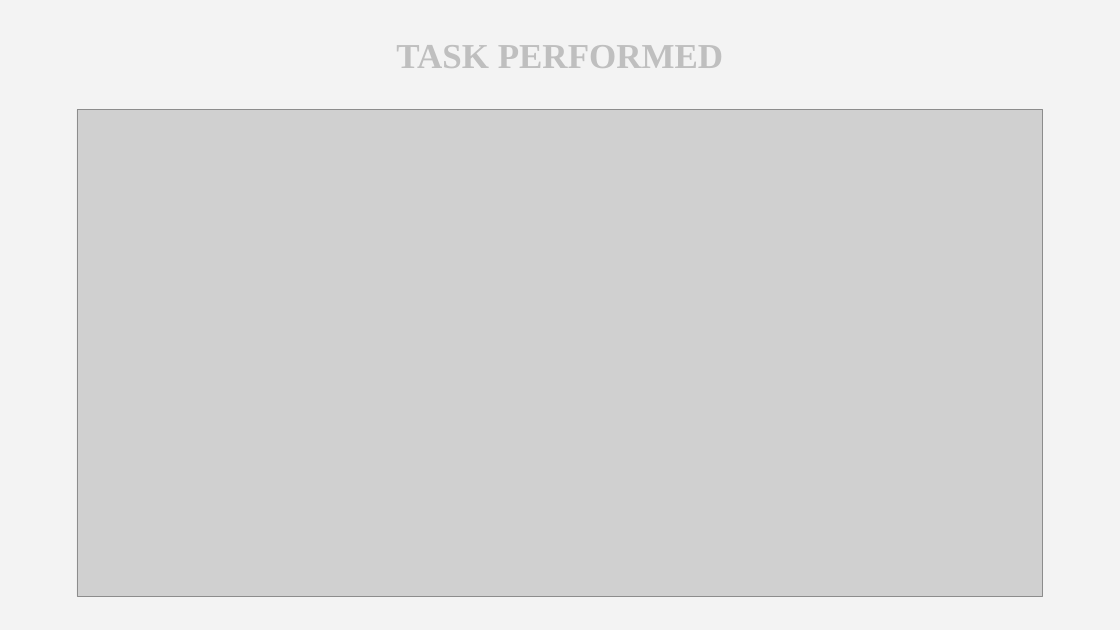
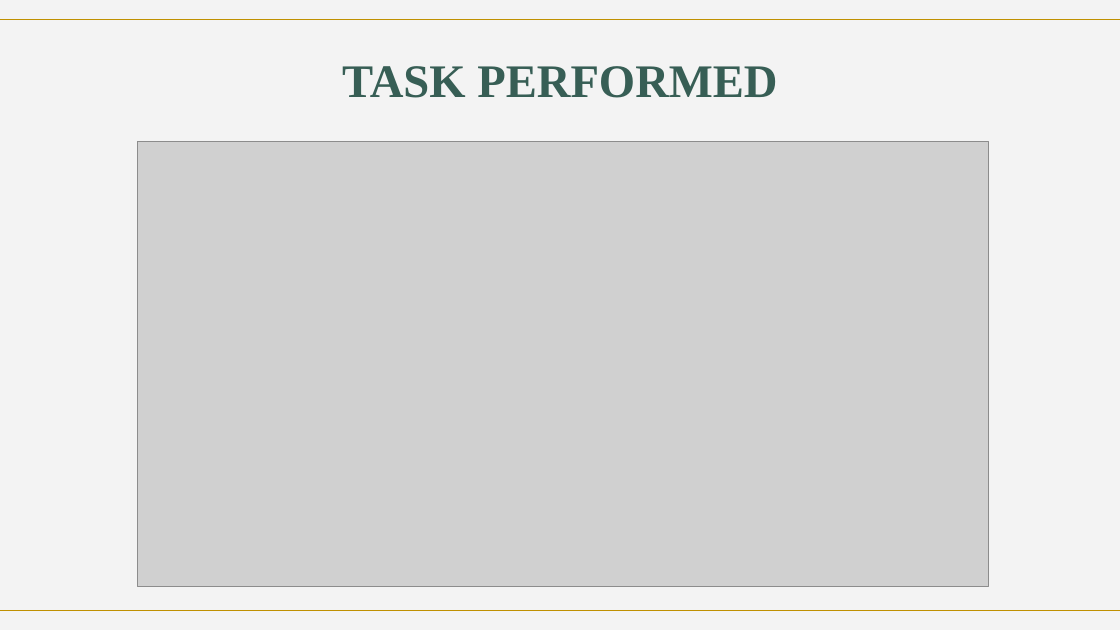
Before and after one commit to Mohammed-Jabi/Internship-Reports, a slide deck: slide 16 of Internship Presentation.pptx (slide 15 before the commit). Drawn at 1120x630 pixels with LibreOffice and Linux fonts; fonts in the diff are those of the drawing; grey boxes stand for pictures. Boxes give left, top, right and bottom in pixels: in the first picture for what was removed or moved away, otherwise in the second. Text is boxed around its words. In the diff, an @@ line names an element or a change of style, - is before the commit and + after.

```diff
--- a/Internship Presentation.pptx
+++ b/Internship Presentation.pptx
@@ line added from (0, 20) to (1120, 20), #BF9000 0.75 pt @@
@@ title "TASK PERFORMED": place and size @@
-title "TASK PERFORMED" at (396, 45, 723, 68)
+title "TASK PERFORMED" at (342, 66, 777, 98)
@@ title "TASK PERFORMED" at (342, 66, 777, 98): size 30 to 40 pt, text colour #BFBFBF to #375E55 @@
@@ picture: place and size @@
-picture at (77, 110, 1044, 597)
+picture at (137, 141, 989, 586)
@@ line added from (0, 610) to (1120, 610), #BF9000 0.75 pt @@
```
Also in this commit, not shown: 3 other slides changed, 3 slides removed, 1 other file.
